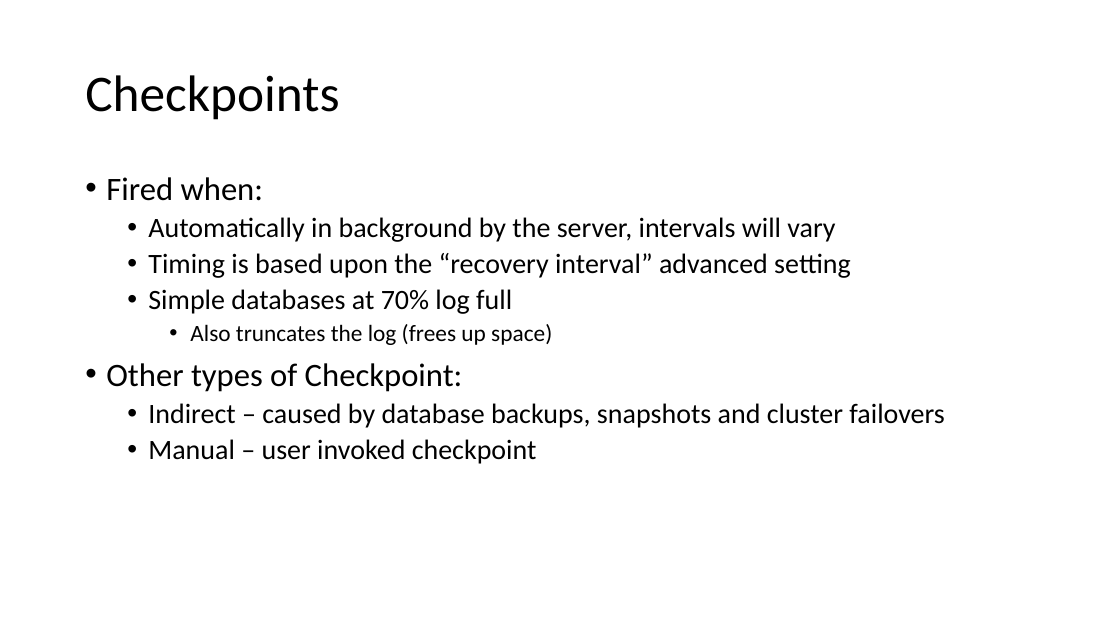
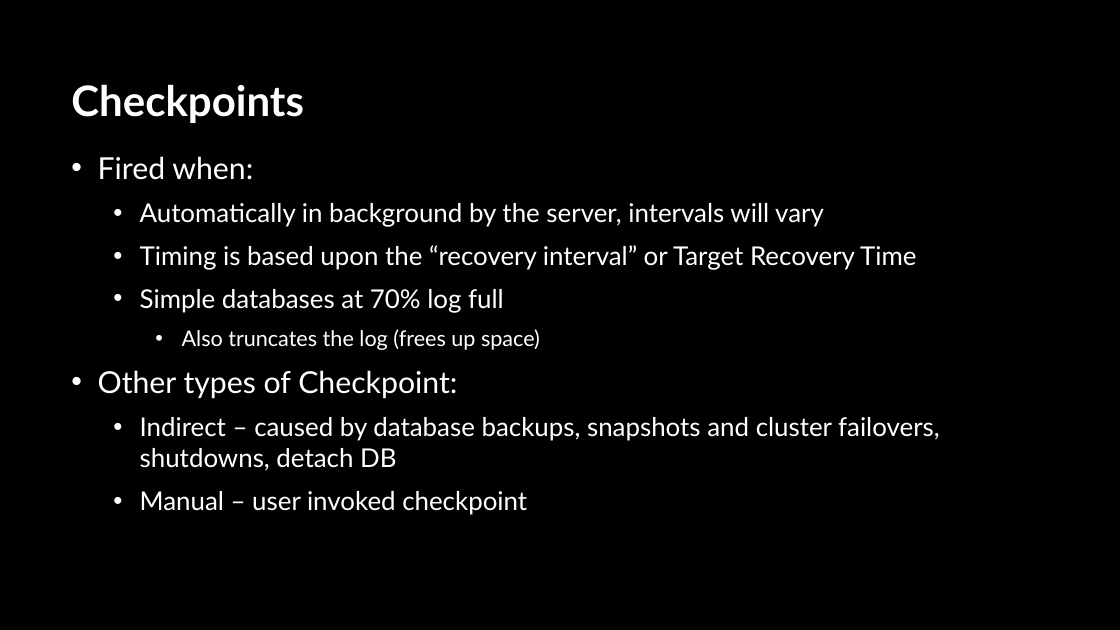
Before and after one commit to sabinio/SQLTraining, a slide deck: slide 19 of Slides/1. Logging.pptx (slide 10 before the commit). Drawn at 1120x630 pixels with LibreOffice and Linux fonts; fonts in the diff are those of the drawing; background and template pictures are left out. Boxes give left, top, right and bottom in pixels: in the first picture for what was removed or moved away, otherwise in the second. Text is boxed around its words. In the diff, an @@ line names an element or a change of style, - is before the commit and + after.

```diff
--- a/Slides/1. Logging.pptx
+++ b/Slides/1. Logging.pptx
@@ background #FFFFFF to picture (left out) @@
@@ title "Checkpoints" moved from (x1=85, y1=75, x2=339, y2=120) to (x1=71, y1=84, x2=304, y2=123) @@
@@ title "Checkpoints" at (x1=71, y1=84, x2=304, y2=123): size 44 to 36 pt, font Calibri to Lato, text colour #000000 to #FFFFFF, bold on; line spacing 0.9 to 1 @@
@@ text "Fired when:" moved from (x1=106, y1=177, x2=944, y2=464) to (x1=98, y1=156, x2=940, y2=515) @@
@@ text at (x1=98, y1=156, x2=824, y2=515): size 28 to 25.9 pt in "Fired when:", "Other types of Checkpoint:"; font Calibri to Lato, text colour #000000 to #FFFFFF in "Fired when:", "Automatically in background by the server, intervals ...", "Simple databases at 70% log full", "Also truncates the log (frees up space)" and 2 more places; size 24 to 22.2 pt in "Automatically in background by the server, intervals ...", "Simple databases at 70% log full", "Manual – user invoked checkpoint"; size 20 to 18.5 pt in "Also truncates the log (frees up space)"; indent changed; line spacing 0.9 to 1; more space between paragraphs @@
@@ text at (x1=140, y1=245, x2=916, y2=270): text changed; size 24 to 22.2 pt; font Calibri to Lato; text colour #000000 to #FFFFFF @@
-  • Timing is based upon the “recovery interval” advanced setting
+  • Timing is based upon the “recovery interval” or Target Recovery Time
@@ text at (x1=140, y1=417, x2=940, y2=471): text changed; size 24 to 22.2 pt; font Calibri to Lato; text colour #000000 to #FFFFFF @@
-  • Indirect – caused by database backups, snapshots and cluster failovers
+  • Indirect – caused by database backups, snapshots and cluster failovers, shutdowns, detach DB
```
Also in this commit, not shown: 15 other slides changed, 20 slides added, 1 slide removed.
